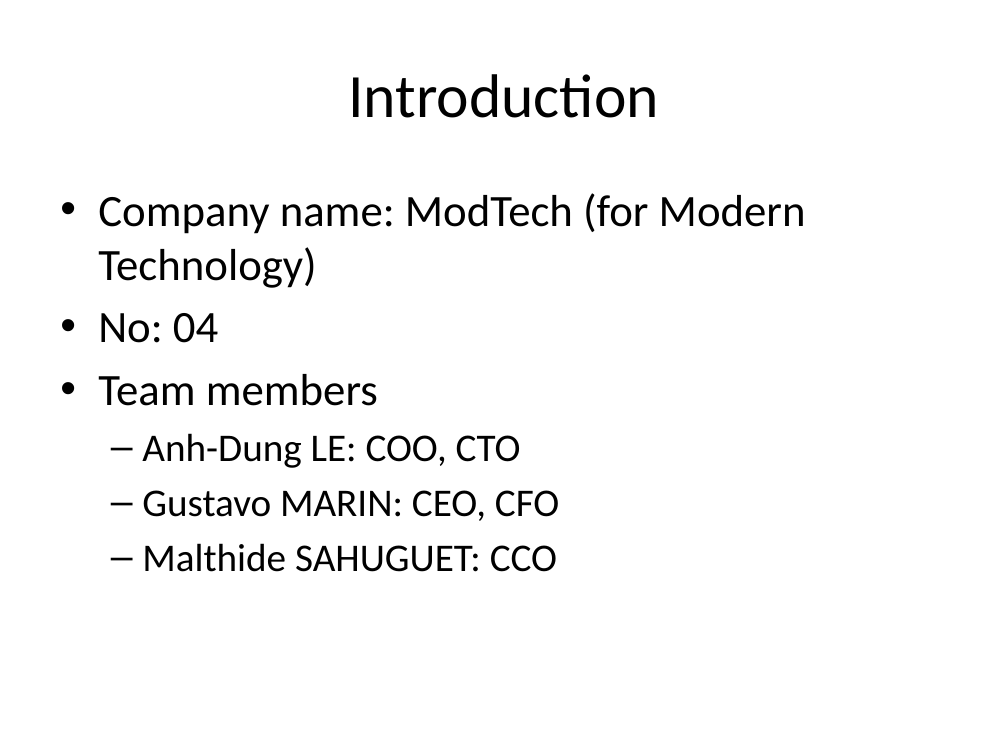
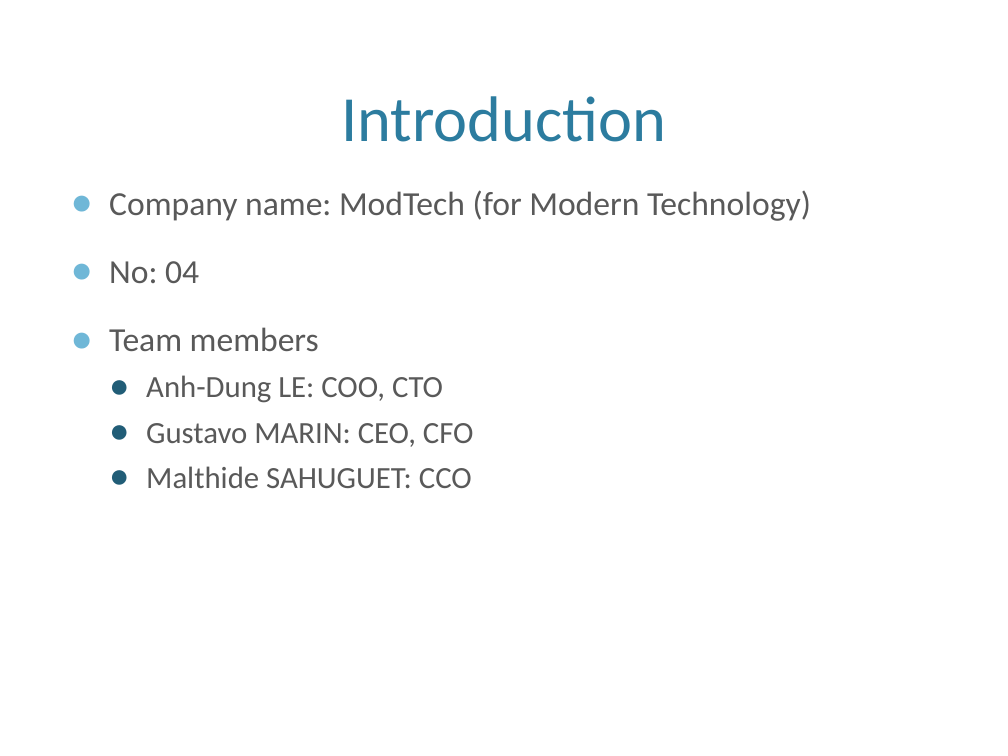
Before and after one commit to dj-death/modtech-bussim-2013, a slide deck: slide 4 of Documents/Final_Presentation.pptx (slide 3 before the commit). Drawn at 1008x756 pixels with LibreOffice and Linux fonts; fonts in the diff are those of the drawing; background and template pictures are left out. Boxes give left, top, right and bottom in pixels: in the first picture for what was removed or moved away, otherwise in the second. Text is boxed around its words. In the diff, an @@ line names an element or a change of style, - is before the commit and + after.

```diff
--- a/Documents/Final_Presentation.pptx
+++ b/Documents/Final_Presentation.pptx
@@ title "Introduction": place and size @@
-title "Introduction" at box(348, 74, 659, 118)
+title "Introduction" at box(341, 96, 666, 142)
@@ title "Introduction" at box(341, 96, 666, 142): size 44 to 46 pt, text colour #000000 to #2C7C9F; vertical alignment middle to bottom @@
@@ text "Company name: ModTech (for Modern ...": place and size @@
-text "Company name: ModTech (for Modern ..." at box(98, 193, 806, 572)
+text "Company name: ModTech (for Modern ..." at box(109, 190, 811, 488)
@@ text "Company name: ModTech (for Modern ..." at box(109, 190, 811, 488): size 32 to 24 pt in "Company name: ModTech (for Modern Technology)", "No: 04", "Team members"; text colour #000000 to #595959; size 28 to 22 pt in "Anh-Dung LE: COO, CTO", "Gustavo MARIN: CEO, CFO", "Malthide SAHUGUET: CCO"; bullet • to ●; more space between paragraphs; bullet – to ● @@
```
Also in this commit, not shown: 11 other slides changed, 15 slides added, 5 slides removed.
